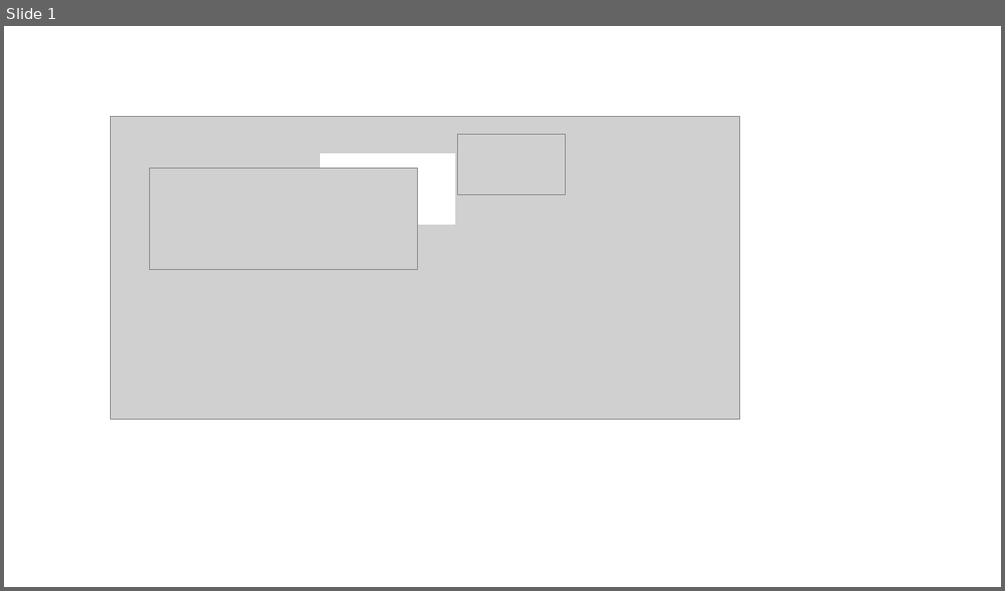
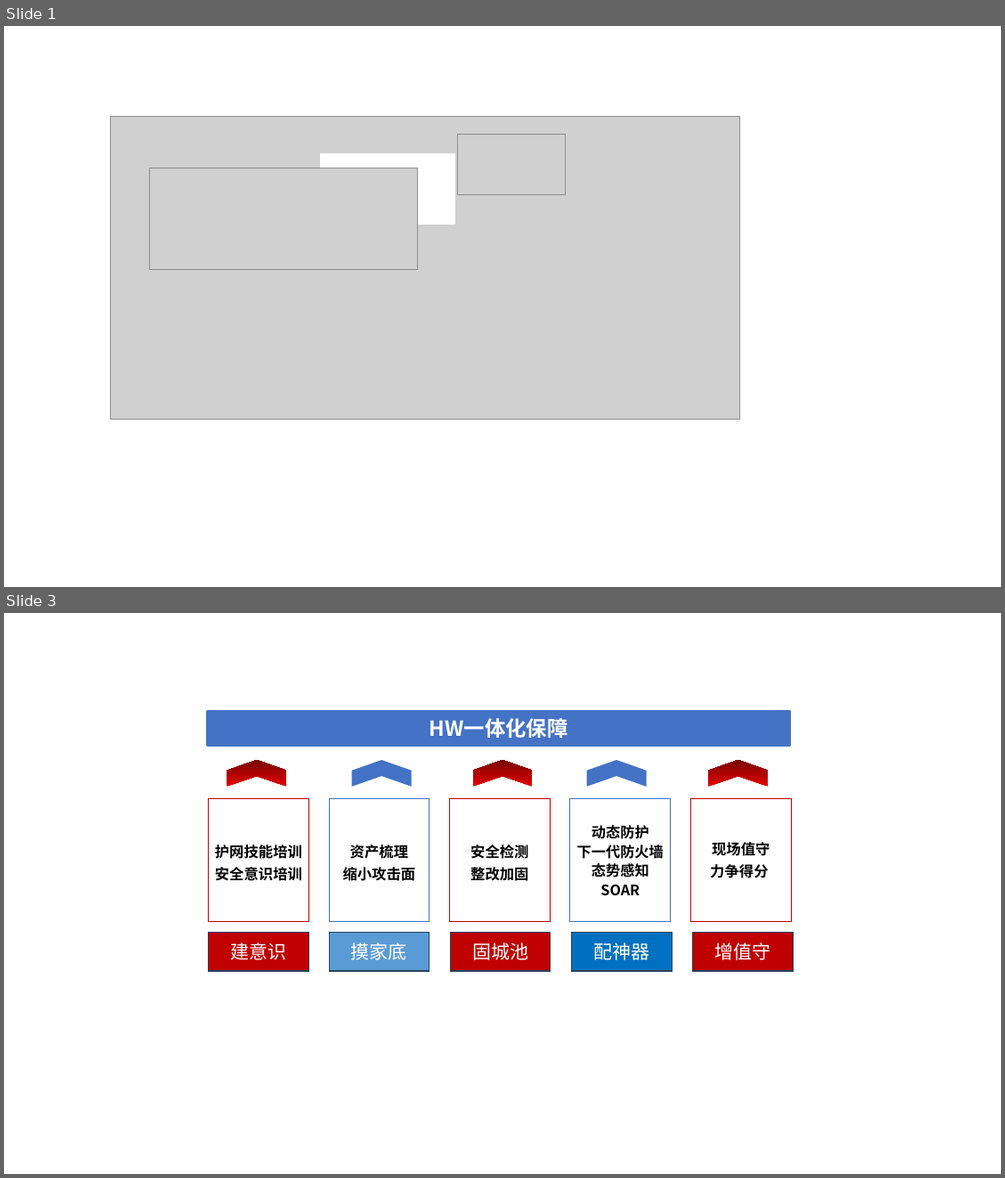
Before and after one commit to xiejava1018/xiejavaimagesrc, a slide deck: images/2024/画图.pptx. Shown one above the other, each under a label of ours: slide 1 before the commit, slides 1 and 3 after it; the slides between them are not shown. The pictures are 1005x591 and 1005x1178 pixels, drawn with LibreOffice and Linux fonts; fonts in the diff are those of the drawing; grey boxes stand for pictures. Boxes give left, top, right and bottom in pixels: in the first picture for what was removed or moved away, otherwise in the second. Text is boxed around its words. In the diff, an @@ line names an element or a change of style, - is before the commit and + after.

Commit message:
20240407

```diff
--- a/images/2024/画图.pptx
+++ b/images/2024/画图.pptx
@@ slide 3 added at <box>4,613,1001,1174</box>, background #FFFFFF @@
@@ rectangle added at <box>208,712,790,746</box>, fill #4472C4, outline #4472C4 2.25 pt, 20 pt, text #FFFFFF, bold @@
+HW一体化保障
@@ chevron added at <box>226,760,286,787</box>, fill gradient #E30000 to #760303 @@
@@ chevron added at <box>351,760,411,787</box>, fill #4472C4 @@
@@ chevron added at <box>472,760,533,787</box>, fill gradient #E30000 to #760303 @@
@@ chevron added at <box>586,760,646,787</box>, fill #4472C4 @@
@@ chevron added at <box>708,760,768,787</box>, fill gradient #E30000 to #760303 @@
@@ rectangle added at <box>208,798,308,922</box>, outline #C00000 0.75 pt dashed, 14 pt, text #000000, bold @@
+护网技能培训
+安全意识培训
@@ rectangle added at <box>329,798,429,922</box>, outline #4472C4 0.75 pt dashed, 14 pt, text #000000, bold @@
+资产梳理
+缩小攻击面
@@ rectangle added at <box>450,798,550,922</box>, outline #C00000 0.75 pt dashed, 14 pt, text #000000, bold @@
+安全检测
+整改加固
@@ rectangle added at <box>570,798,671,922</box>, outline #4472C4 0.75 pt dashed, 13.9 pt, text #000000, bold @@
+动态防护
+下一代防火墙
+态势感知
+SOAR
@@ rectangle added at <box>690,798,791,922</box>, outline #C00000 0.75 pt dashed, 14 pt, text #000000, bold @@
+现场值守
+力争得分
@@ rectangle added at <box>208,933,308,971</box>, fill #C00000, outline #28445D 1 pt, 18 pt, text #FFFFFF @@
+建意识
@@ rectangle added at <box>329,933,429,971</box>, fill #5B9BD5, outline #28445D 1 pt, 18 pt, text #FFFFFF @@
+摸家底
@@ rectangle added at <box>451,933,550,971</box>, fill #C00000, outline #28445D 1 pt, 18 pt, text #FFFFFF @@
+固城池
@@ rectangle added at <box>572,933,672,971</box>, fill #0070C0, outline #28445D 1 pt, 18 pt, text #FFFFFF @@
+配神器
@@ rectangle added at <box>693,933,793,971</box>, fill #C00000, outline #28445D 1 pt, 18 pt, text #FFFFFF @@
+增值守
```
Also in this commit, not shown: 1 other slide added.
